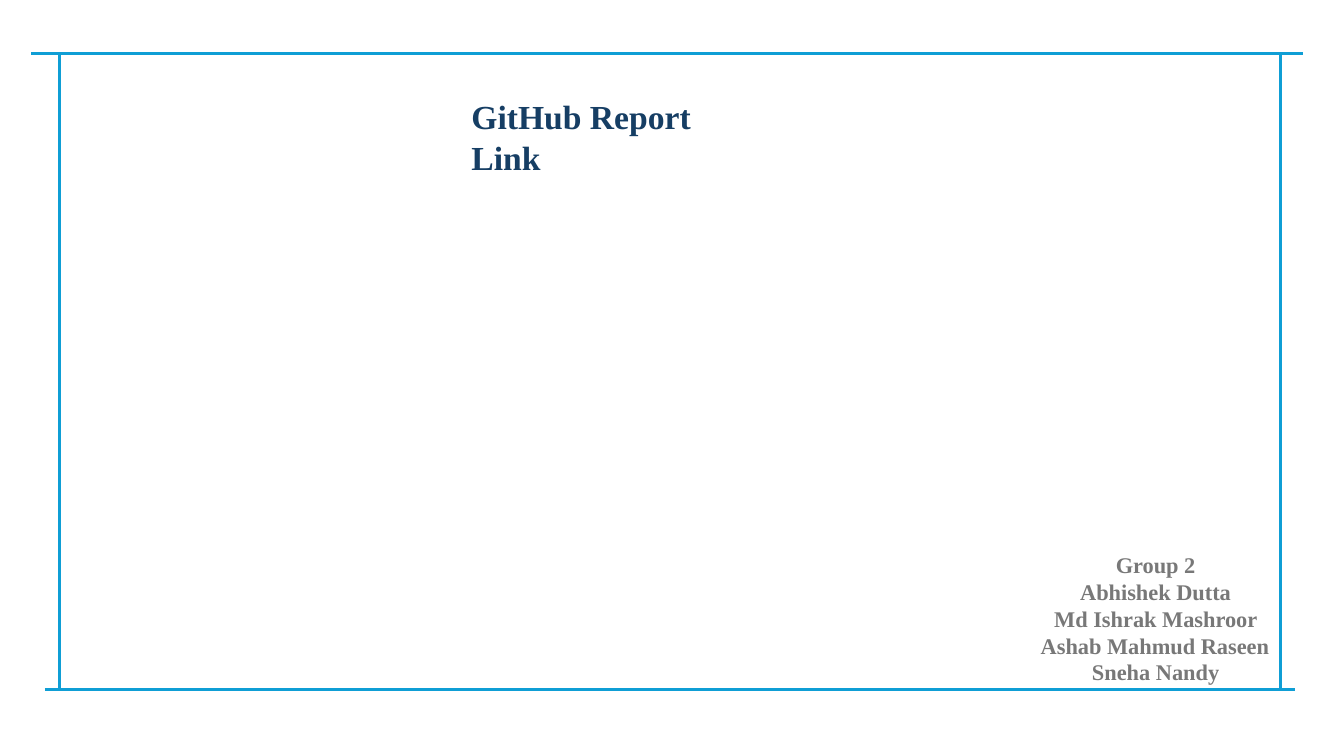
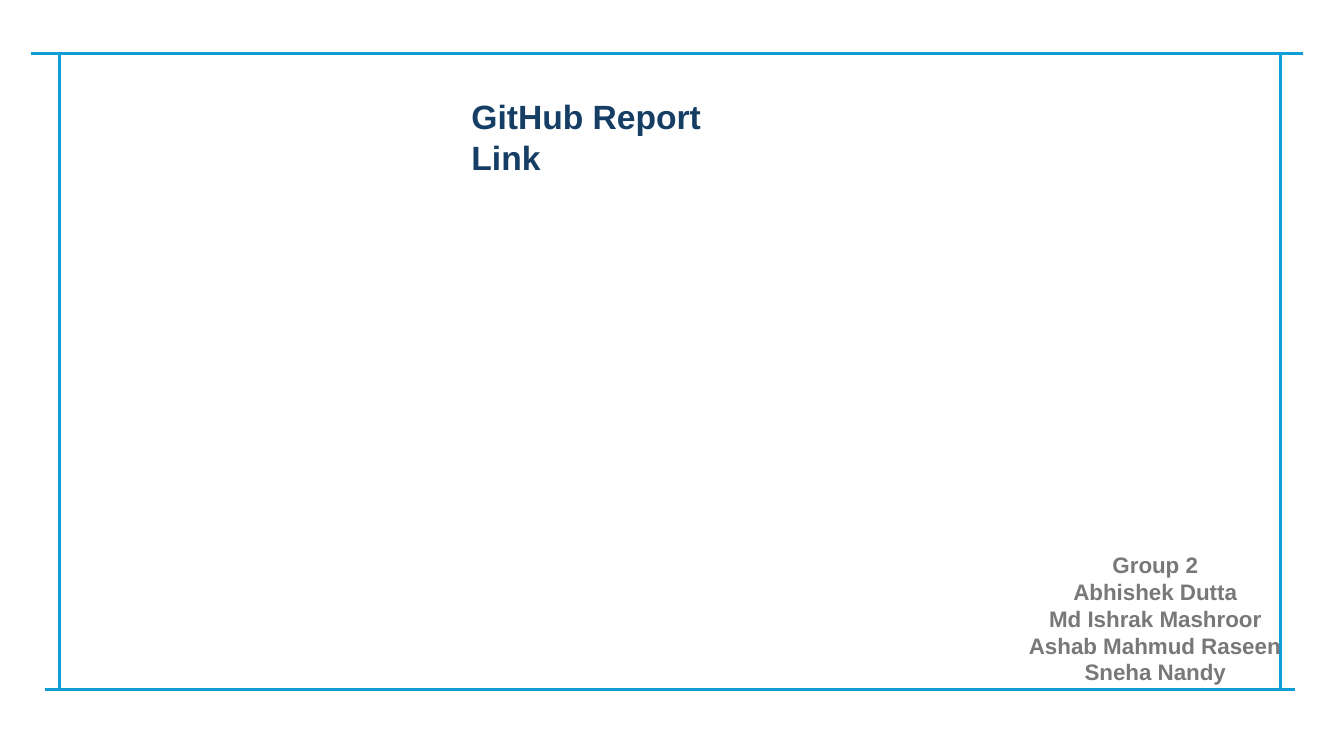
Before and after one commit to tyroruyk/tictacx, a slide deck: slide 8 of others/update_presentation.pptx. Drawn at 1344x756 pixels with LibreOffice and Linux fonts; fonts in the diff are those of the drawing. Boxes give left, top, right and bottom in pixels: in the first picture for what was removed or moved away, otherwise in the second. Text is boxed around its words. In the diff, an @@ line names an element or a change of style, - is before the commit and + after.

```diff
--- a/others/update_presentation.pptx
+++ b/others/update_presentation.pptx
@@ text "GitHub Report Link" at (471,104,701,170): font Times New Roman to Arial @@
@@ text "Group 2" at (1029,557,1280,685): font Times New Roman to Arial @@
```
Also in this commit, not shown: 7 other slides changed.
